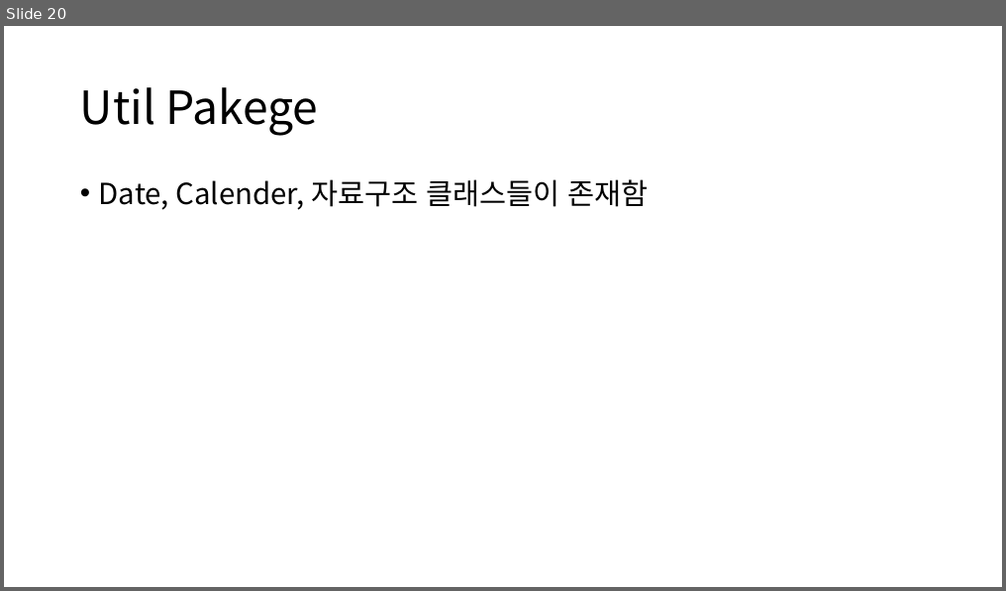
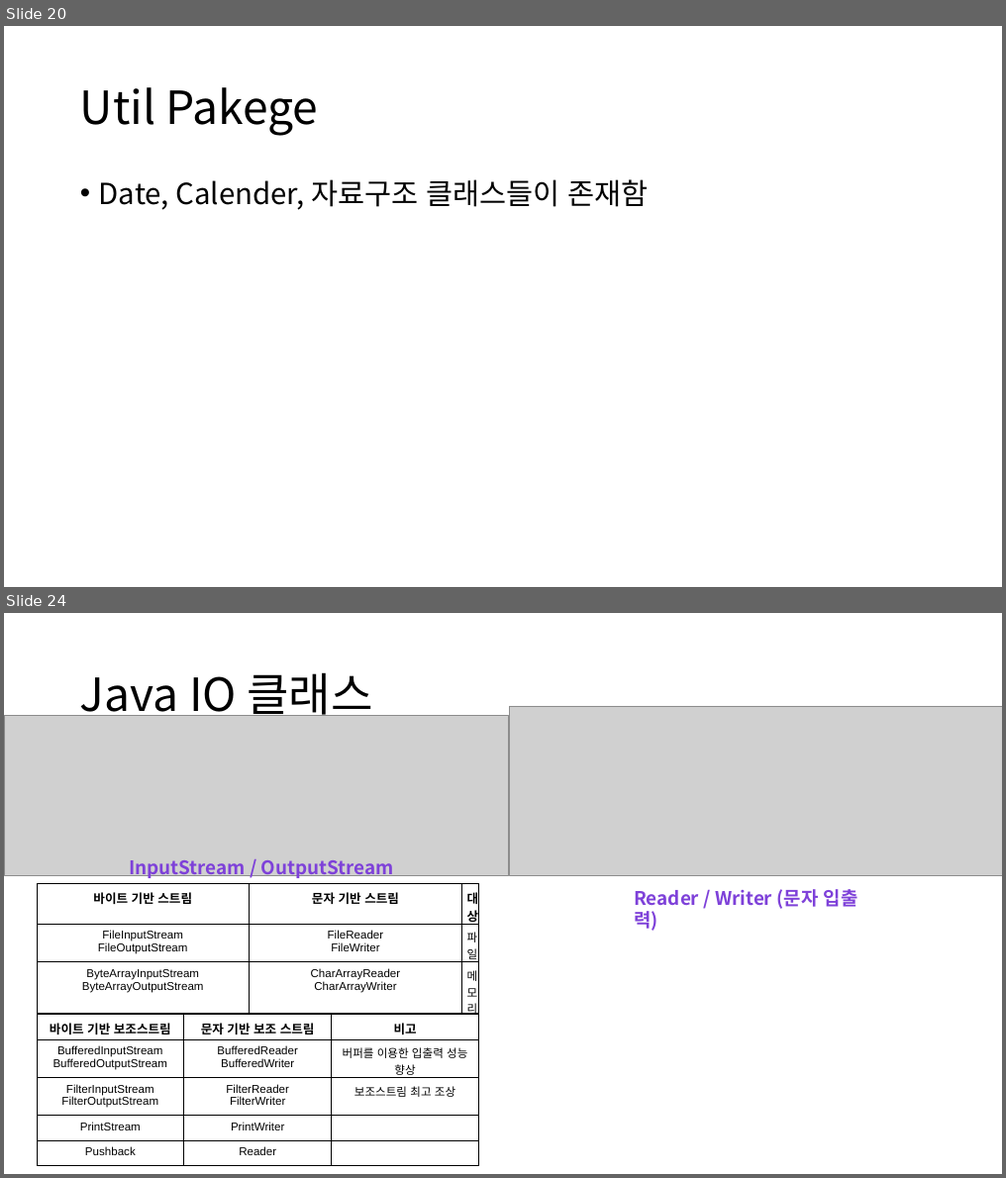
Before and after one commit to satelite54/BUSAN_IT_ACADEMY, a slide deck: 학습자료/학습 정리.pptx. Shown one above the other, each under a label of ours: slide 20 before the commit, slides 20 and 24 after it; the slides between them are not shown. The pictures are 1006x591 and 1006x1178 pixels, drawn with LibreOffice and Linux fonts; fonts in the diff are those of the drawing; grey boxes stand for pictures. Boxes give left, top, right and bottom in pixels: in the first picture for what was removed or moved away, otherwise in the second. Text is boxed around its words. In the diff, an @@ line names an element or a change of style, - is before the commit and + after.

Commit message:
[Java] - Thread, Time, Date, Calender, Annotation, IO, Collection

```diff
--- a/학습자료/학습 정리.pptx
+++ b/학습자료/학습 정리.pptx
@@ slide 24 added at bbox=[4, 613, 1002, 1174], background #FFFFFF @@
@@ title added at bbox=[80, 672, 372, 723], 44 pt, text #000000 @@
+Java IO 클래스
@@ picture added at bbox=[4, 716, 509, 875] @@
@@ picture added at bbox=[509, 706, 1002, 875] @@
@@ text added at bbox=[129, 861, 394, 880], 18 pt, text #7E41D9, bold @@
+InputStream / OutputStream
@@ table added at bbox=[37, 884, 479, 1019], 3 rows, 3 columns @@
+바이트 기반 스트림 | 문자 기반 스트림 | 대상
+FileInputStream / FileOutputStream | FileReader / FileWriter | 파일
+ByteArrayInputStream / ByteArrayOutputStream | CharArrayReader / CharArrayWriter | 메모리
@@ text added at bbox=[634, 889, 858, 931], 18 pt, text #7E41D9, bold @@
+Reader / Writer (문자 입출력)
@@ table added at bbox=[37, 1014, 479, 1166], 5 rows, 3 columns @@
+바이트 기반 보조스트림 | 문자 기반 보조 스트림 | 비고
+BufferedInputStream / BufferedOutputStream | BufferedReader / BufferedWriter | 버퍼를 이용한 입출력 성능 향상
+FilterInputStream / FilterOutputStream | FilterReader / FilterWriter | 보조스트림 최고 조상
+PrintStream | PrintWriter | 
+Pushback | Reader | 
```
Also in this commit, not shown: 1 slide changed, 3 other slides added, 1 slide removed, 33 other files.
